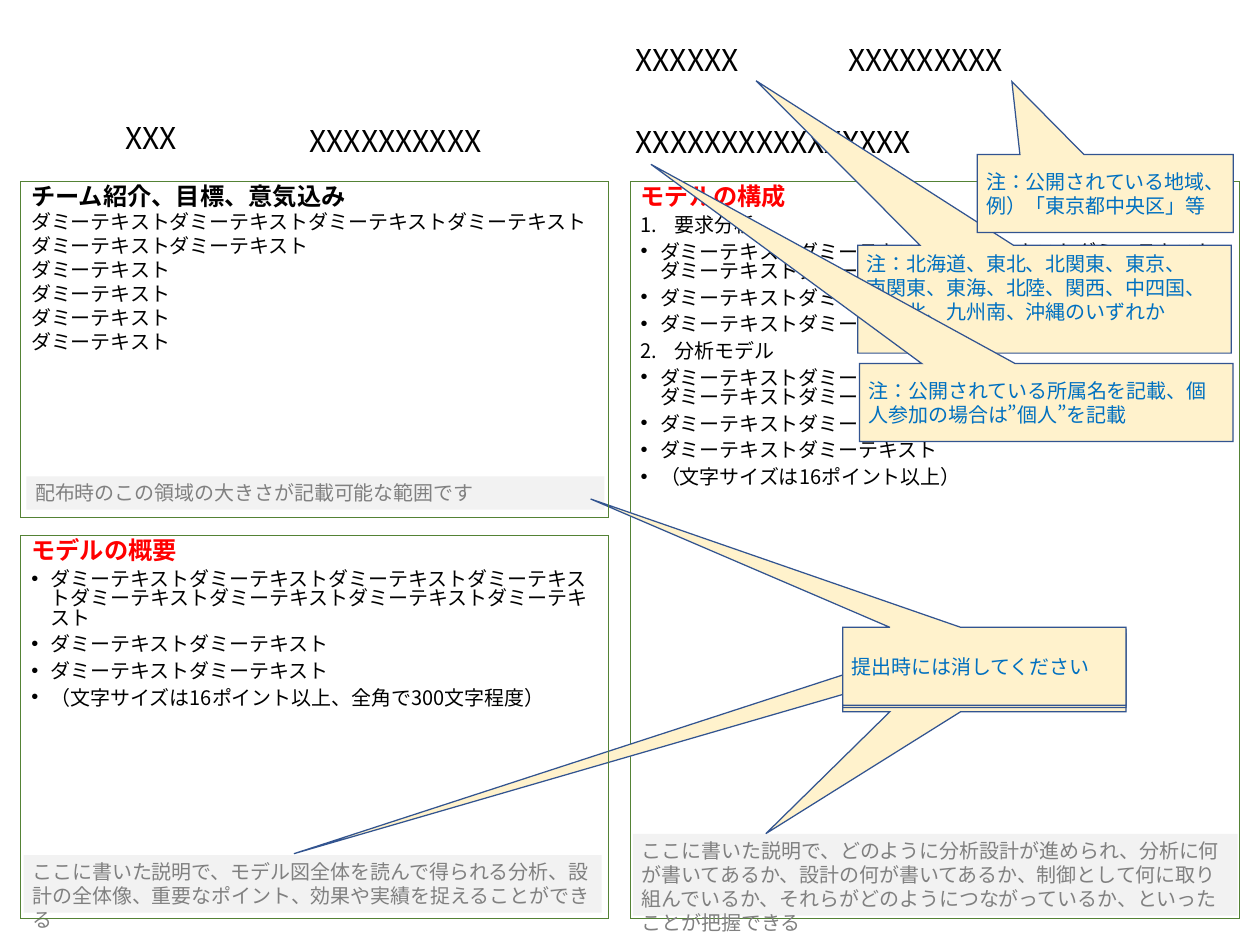
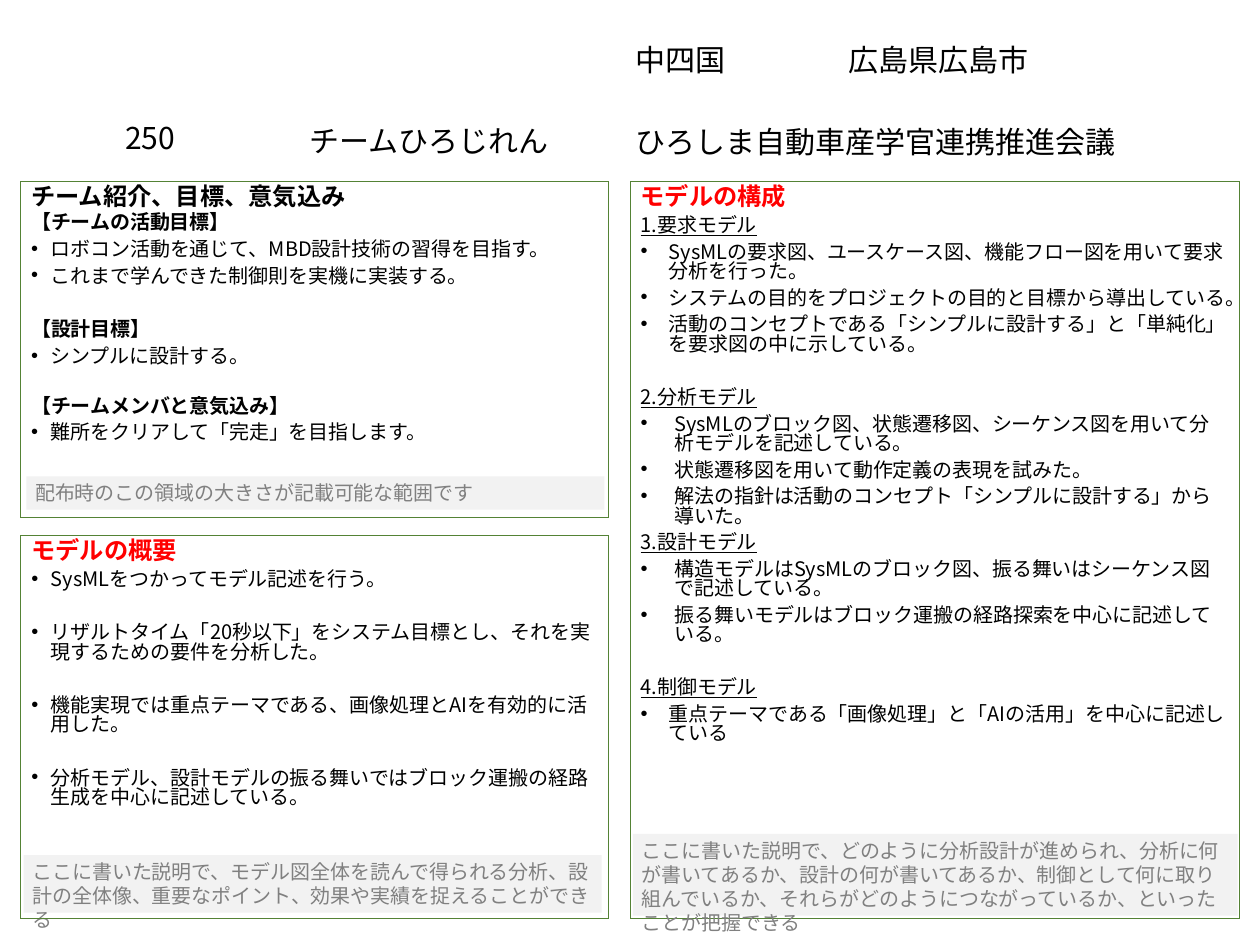
Before and after one commit to McRobo2019/ET_Robo_2019, a slide deck: slide 1 of Specification/hirojiren_model_file_advanced.pptx. Drawn at 1260x945 pixels with LibreOffice and Linux fonts; fonts in the diff are those of the drawing; background and template pictures are left out. Boxes give left, top, right and bottom in pixels: in the first picture for what was removed or moved away, otherwise in the second. Text is boxed around its words. In the diff, an @@ line names an element or a change of style, - is before the commit and + after.

Commit message:
KP-278制御モデルの修正

```diff
--- a/Specification/hirojiren_model_file_advanced.pptx
+++ b/Specification/hirojiren_model_file_advanced.pptx
@@ text at [636,45,726,74]: text changed @@
-XXXXXX
+中四国
@@ text at [848,45,1028,74]: text changed @@
-XXXXXXXXX
+広島県広島市
@@ text at [125,126,175,150]: text changed @@
-XXX
+250
@@ text at [310,128,549,154]: text changed @@
-XXXXXXXXXX
+チームひろじれん
@@ text at [636,127,1116,156]: text changed @@
-XXXXXXXXXXXXXXXX
+ひろしま自動車産学官連携推進会議
@@ speech box removed at [977,155,1233,233] @@
-注：公開されている地域、
-例）「東京都中央区」等
@@ text in rectangle at [31,212,549,441]: text changed @@
-ダミーテキストダミーテキストダミーテキストダミーテキスト
-ダミーテキストダミーテキスト
-ダミーテキスト
-ダミーテキスト
-ダミーテキスト
-ダミーテキスト
+【チームの活動目標】
+• ロボコン活動を通じて、MBD設計技術の習得を目指す。
+• これまで学んできた制御則を実機に実装する。
+【設計目標】
+• シンプルに設計する。
+【チームメンバと意気込み】
+• 難所をクリアして「完走」を目指します。
@@ text in rectangle at [641,215,1246,741]: text changed @@
-1. 要求分析
-• ダミーテキストダミーテキストダミーテキストダミーテキストダミーテキストダミーテキストダミーテキストダミーテキスト
-• ダミーテキストダミーテキスト
-• ダミーテキストダミーテキスト
-2. 分析モデル
-• ダミーテキストダミーテキストダミーテキストダミーテキストダミーテキストダミーテキストダミーテキストダミーテキスト
-• ダミーテキストダミーテキスト
-• ダミーテキストダミーテキスト
-• （文字サイズは16ポイント以上）
+1.要求モデル
+• SysMLの要求図、ユースケース図、機能フロー図を用いて要求分析を行った。
+• システムの目的をプロジェクトの目的と目標から導出している。
+• 活動のコンセプトである「シンプルに設計する」と「単純化」を要求図の中に示している。
+2.分析モデル
+• SysMLのブロック図、状態遷移図、シーケンス図を用いて分析モデルを記述している。
+• 状態遷移図を用いて動作定義の表現を試みた。
+• 解法の指針は活動のコンセプト「シンプルに設計する」から導いた。
+3.設計モデル
+• 構造モデルはSysMLのブロック図、振る舞いはシーケンス図で記述している。
+• 振る舞いモデルはブロック運搬の経路探索を中心に記述している。
+4.制御モデル
+• 重点テーマである「画像処理」と「AIの活用」を中心に記述している
@@ speech box removed at [858,245,1231,353] @@
-注：北海道、東北、北関東、東京、
-南関東、東海、北陸、関西、中四国、
-九州北、九州南、沖縄のいずれか
@@ speech box removed at [860,364,1233,442] @@
-注：公開されている所属名を記載、個人参加の場合は”個人”を記載
@@ text in rectangle at [51,569,590,806]: text changed @@
-• ダミーテキストダミーテキストダミーテキストダミーテキストダミーテキストダミーテキストダミーテキストダミーテキスト
-• ダミーテキストダミーテキスト
-• ダミーテキストダミーテキスト
-• （文字サイズは16ポイント以上、全角で300文字程度）
+• SysMLをつかってモデル記述を行う。
+• リザルトタイム「20秒以下」をシステム目標とし、それを実現するための要件を分析した。
+• 機能実現では重点テーマである、画像処理とAIを有効的に活用した。
+• 分析モデル、設計モデルの振る舞いではブロック運搬の経路生成を中心に記述している。
@@ speech box removed at [842,627,1126,706] @@
-提出時には消してください
@@ speech box removed at [842,634,1126,712] @@
-提出時には消してください
@@ speech box removed at [842,630,1126,708] @@
-提出時には消してください
```
Also in this commit, not shown: 1 other slide changed, 1 slide removed.
